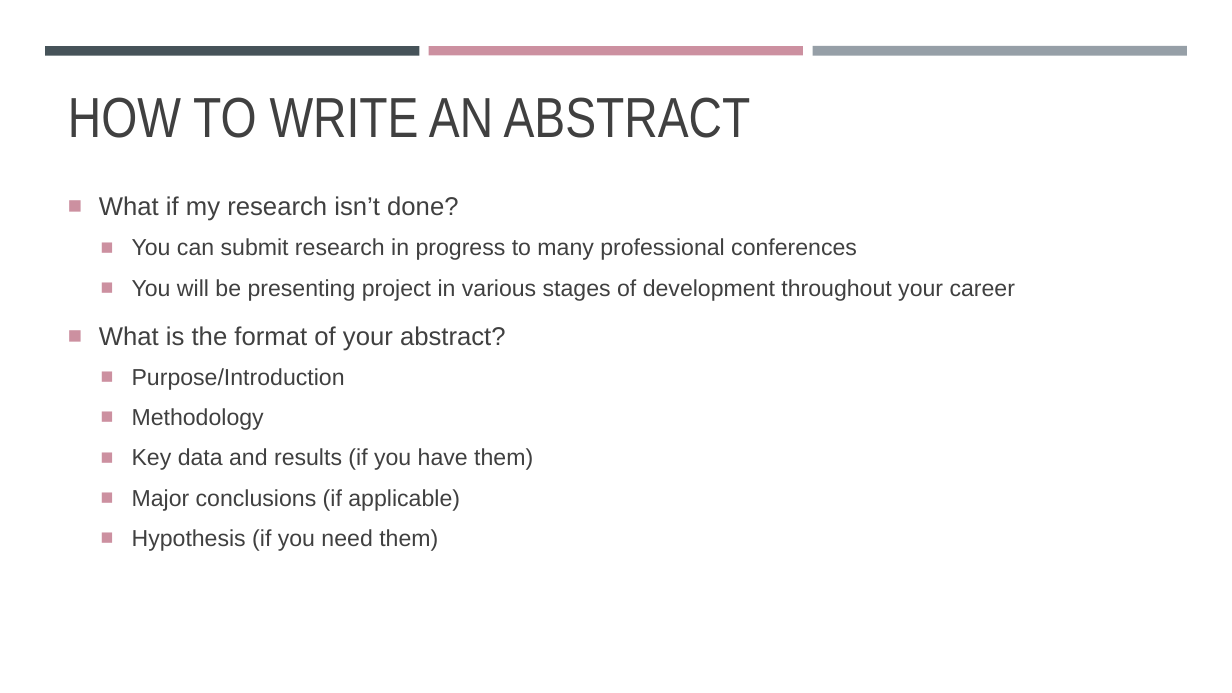
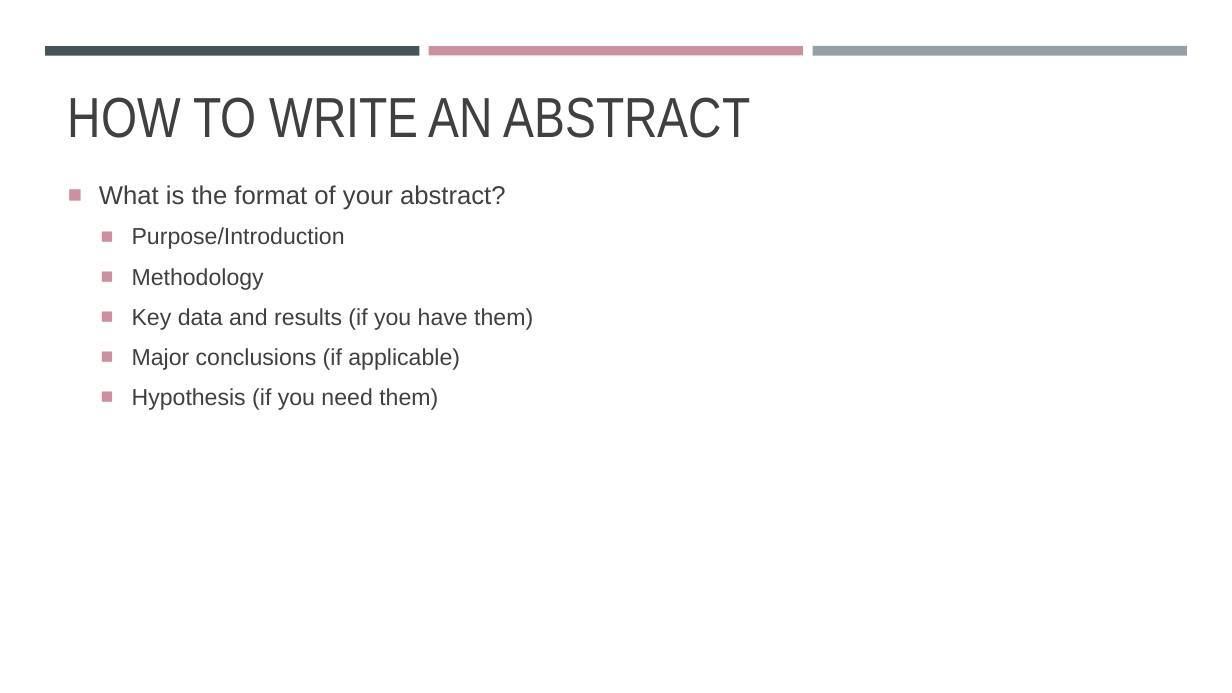
Before and after one commit to madmolecularman/MARC-Summer-2020, a slide deck: slide 3 of resources/abstracts/how_to_write_an_abstract.pptx. Drawn at 1232x693 pixels with LibreOffice and Linux fonts; fonts in the diff are those of the drawing. Boxes give left, top, right and bottom in pixels: in the first picture for what was removed or moved away, otherwise in the second. Text is boxed around its words. In the diff, an @@ line names an element or a change of style, - is before the commit and + after.

```diff
--- a/resources/abstracts/how_to_write_an_abstract.pptx
+++ b/resources/abstracts/how_to_write_an_abstract.pptx
@@ text "What is the format of ...": place and size @@
-text "What is the format of ..." at bbox=[99, 196, 1015, 551]
+text "What is the format of ..." at bbox=[99, 185, 533, 410]
@@ text at bbox=[99, 196, 1015, 301]: paragraphs removed @@
-■ What if my research isn’t done?
-  ■ You can submit research in progress to many professional conferences
-  ■ You will be presenting project in various stages of development throughout your career
```
Also in this commit, not shown: 5 other slides changed, 3 slides added, 2 other files.
